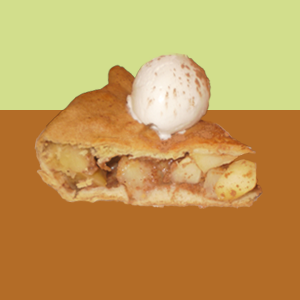
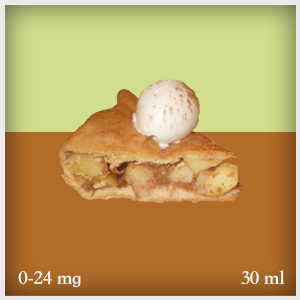
The second 300×300 image is a revision of the first. Changes to its layers:
added group "Default" with 4 layers above "pc" over (0, 0, 300, 300)
renamed "Caramel Apple" to "border", moved it into group "Default", painted on it over (0, 0, 300, 300)
removed layer "Layer 1" from group "ca" over (0, 0, 300, 300)
added layer "border shadow" (59%) in group "Default" over (0, 0, 300, 300)
moved "ap" above "sc" over (0, 0, 300, 300)
renamed "Layer 8" to "Layer 11", moved it into group "ap", painted on it, unmasked it over (0, 4, 300, 242)
renamed "Layer 7" to "mint copy 5", moved it into group "ap", painted on it over (0, 0, 300, 300)
renamed "mint copy 5" to "Layer 9", moved it into group "pbm", painted on it, masked it over (0, 0, 300, 296)
renamed "pc" to "cb", hid the group it (3 layers) over (0, 0, 300, 300)
renamed "mint copy 4" to "Layer 7", moved it above "Layer 6", painted on it over (0, 0, 300, 300)
"Layer 6": opacity 100% → 92%, moved it into group "cb", painted on it, unmasked it over (0, 51, 300, 300)
renamed "Layer 4" to "mint copy", painted on it, unmasked it over (0, 0, 300, 300)
hid group "fm" (3 layers) over (0, 0, 300, 300)
moved "Layer 5" into group "fm", painted on it over (0, 0, 300, 205)
renamed "Layer 3" to "Layer 4", painted on it over (0, 0, 300, 300)
hid group "bfc" (5 layers) over (0, 0, 300, 300)
renamed "caramel" to "Layer 3", painted on it over (0, 69, 300, 233)
renamed "cherry" to "cake", painted on it over (0, 0, 300, 127)
renamed "chocolate" to "cherry", painted on it over (0, 0, 300, 300)
hid group "cs" (3 layers), moved it above "ca" over (0, 0, 300, 300)
moved "chocolate" into group "cs", painted on it over (0, 0, 300, 300)
painted on "BG" over (0, 0, 300, 300)
renamed "Strawberrry" to "Caramel Apple", moved it into group "ca", painted on it over (22, 29, 266, 300)
moved "Layer 2" into group "ca", painted on it over (0, 0, 300, 300)
…and 4 more changes (3 added, 1 painted, 1 renamed)
